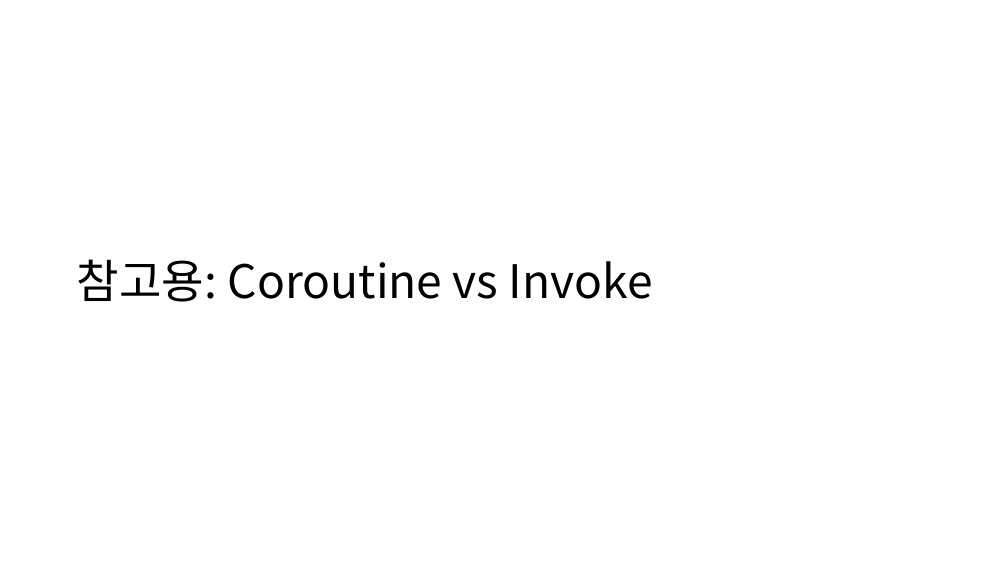
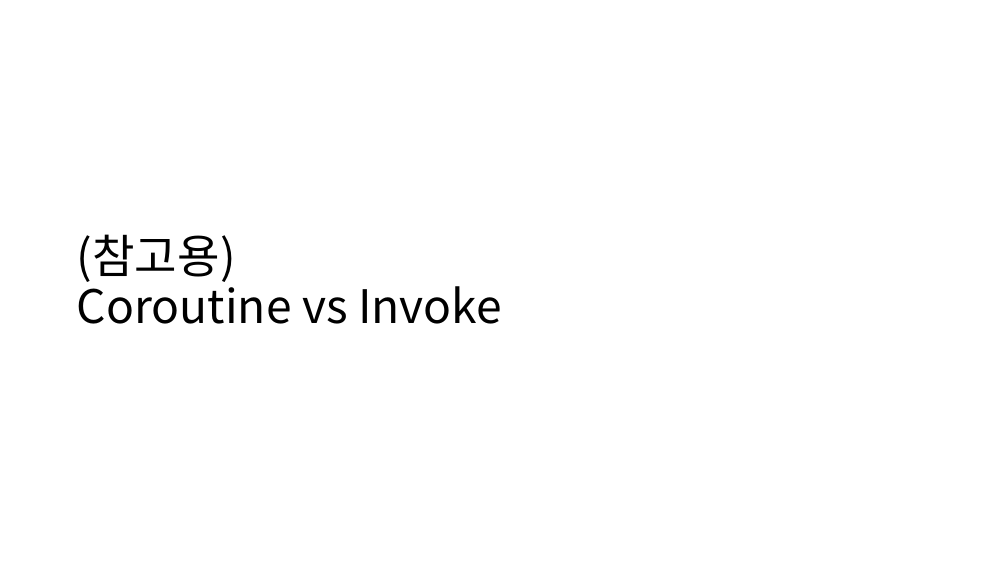
Before and after one commit to IamGroooooot/cien-unity-2019, a slide deck: slide 16 of 3주차.pptx (slide 15 before the commit). Drawn at 1008x567 pixels with LibreOffice and Linux fonts; fonts in the diff are those of the drawing. Boxes give left, top, right and bottom in pixels: in the first picture for what was removed or moved away, otherwise in the second. Text is boxed around its words. In the diff, an @@ line names an element or a change of style, - is before the commit and + after.

```diff
--- a/3주차.pptx
+++ b/3주차.pptx
@@ title at (77,234,502,324): text changed @@
-참고용: Coroutine vs Invoke
+(참고용)
+Coroutine vs Invoke
```
Also in this commit, not shown: 7 other slides changed, 1 slide added, 1 other file.
